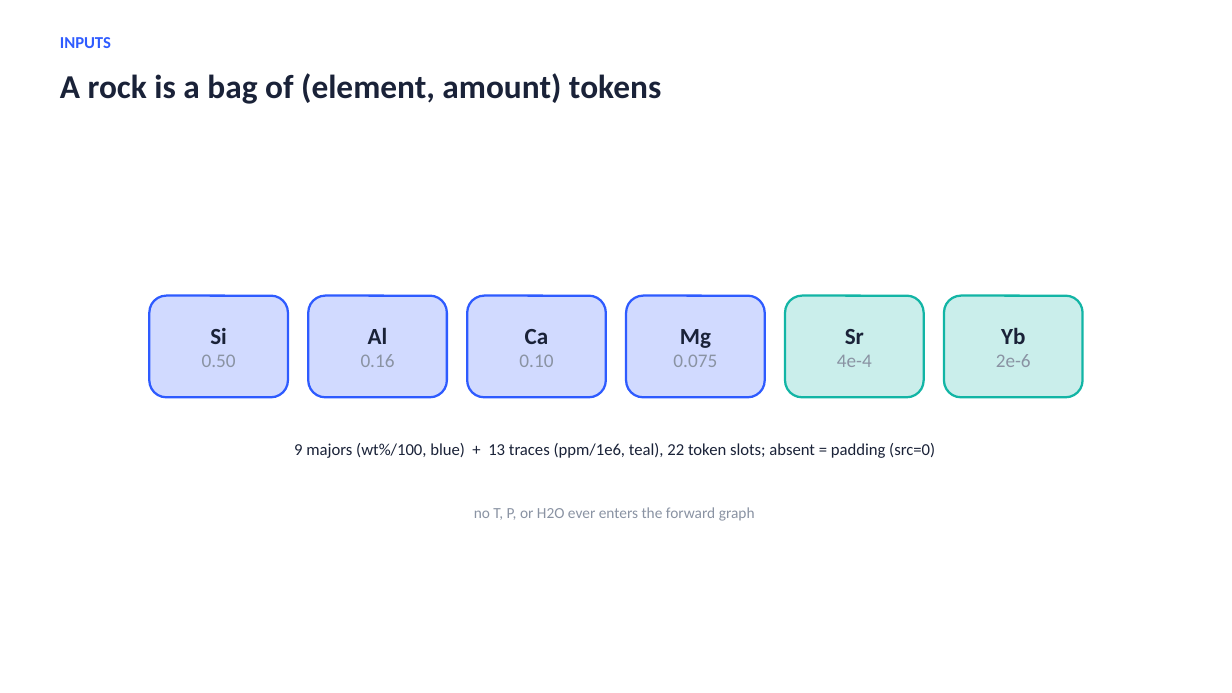
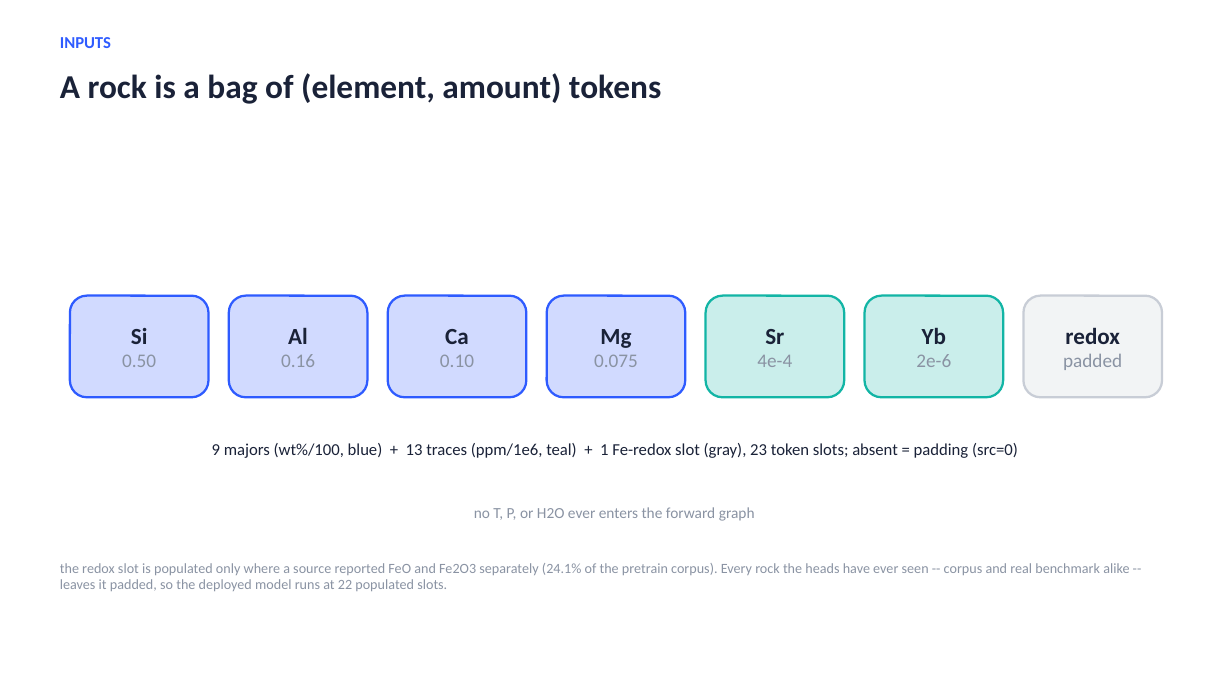
Before and after one commit to matthew-j-liu/phasecast, a slide deck: slide 6 of slides/overview.pptx (slide 7 before the commit). Drawn at 1232x693 pixels with LibreOffice and Linux fonts; fonts in the diff are those of the drawing. Boxes give left, top, right and bottom in pixels: in the first picture for what was removed or moved away, otherwise in the second. Text is boxed around its words. In the diff, an @@ line names an element or a change of style, - is before the commit and + after.

```diff
--- a/slides/overview.pptx
+++ b/slides/overview.pptx
@@ 6 rounded rectangles: place and size @@
-6 rounded rectangles at [150,296,1083,397]
+6 rounded rectangles at [70,296,1004,397]
@@ rounded rectangle added at [1024,296,1163,397], fill #F2F4F5, outline #C8CDD6 1.75 pt, 15 pt, text #8A93A3 @@
+redox
+padded
@@ text at [212,443,1018,458]: text changed @@
-9 majors (wt%/100, blue) + 13 traces (ppm/1e6, teal), 22 token slots; absent = padding (src=0)
+9 majors (wt%/100, blue) + 13 traces (ppm/1e6, teal) + 1 Fe-redox slot (gray), 23 token slots; absent = padding (src=0)
@@ text added at [60,563,1129,591], 11 pt, text #8A93A3 @@
+the redox slot is populated only where a source reported FeO and Fe2O3 separately (24.1% of the pretrain corpus). Every rock the heads have ever seen -- corpus and real benchmark alike -- leaves it padded, so the deployed model runs at 22 populated slots.
```
Also in this commit, not shown: 13 other slides changed, 2 slides added, 1 slide removed, 3 other files.
